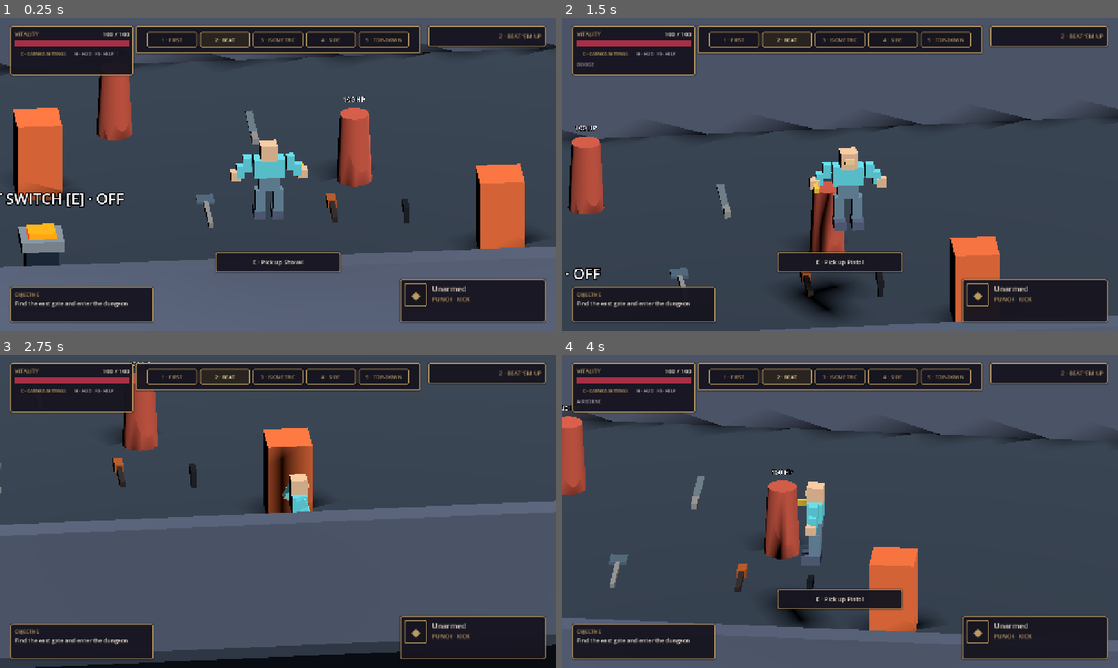
Above: before the commit, frames 1-4 (two rows, left to right).
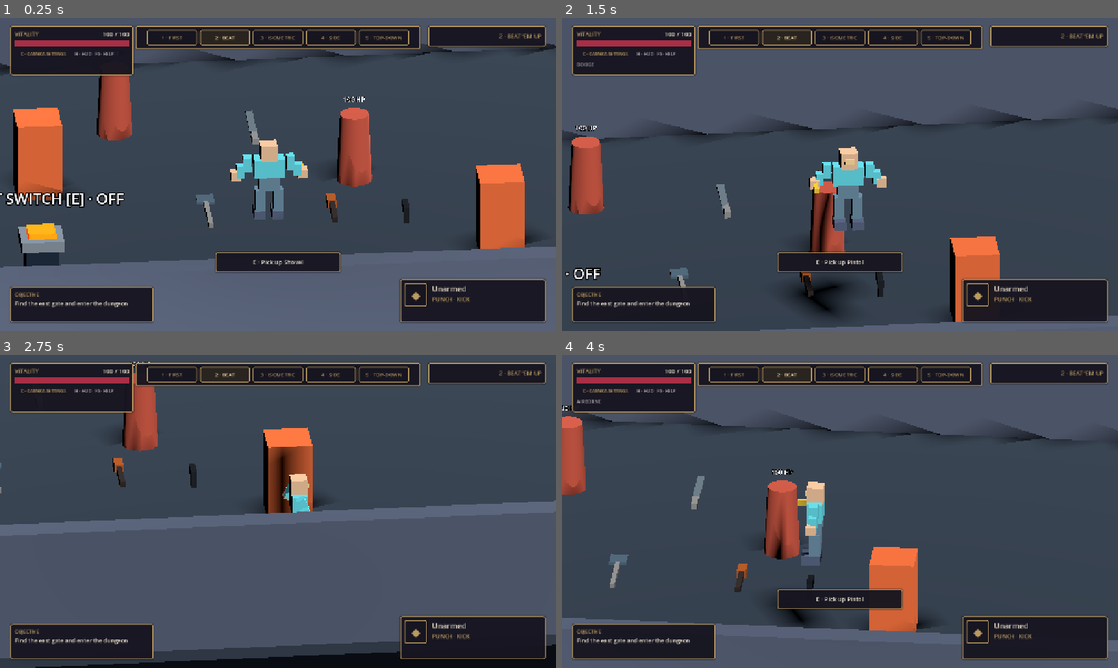
Above: after the commit, the same moments.

Repository: bravado/ACTION-5
Game: Godot game, scene res://demo/main.tscn
Two runs of this game, one before a commit and one after it. Both use one fixed random seed, a clock stepped at 60 frames per second and the inputs below.
Inputs (mouse positions are in pixels of both pictures, inside the frame that each line leads up to):
- Up to frame 1 (0.25 s): no input
- Up to frame 2 (1.5 s): tap Enter at 0.5 s; move the mouse to (962, 158) at 0.52 s; hold Right (actor_turn_right) 0.53-1.28 s; tap Ctrl (actor_crouch) at 0.6 s; click (962, 158) at 0.67 s; tap Space (actor_jump) at 0.77 s; move the mouse to (728, 190) at 1.27 s; hold S (move_down) from 1.28 s (still down); tap Alt (actor_dodge) at 1.35 s
- Up to frame 3 (2.75 s): tap Space (actor_jump) at 1.52 s; move the mouse to (333, 442) at 2.02 s; release S (move_down) at 2.03 s; hold Right (actor_turn_right) from 2.03 s (still down); tap K (actor_kick) at 2.1 s
- Up to frame 4 (4 s): move the mouse to (812, 574) at 2.77 s; release Right (actor_turn_right) at 2.78 s; hold W (move_up) 2.78-3.53 s; tap J (actor_punch) at 2.85 s; click (812, 574) at 2.92 s; tap Space (actor_jump) at 3.02, 3.77 s; move the mouse to (1006, 558) at 3.52 s; hold Left (actor_turn_left) from 3.53 s (still down); hold Shift (actor_run) from 3.53 s (still down)

The runs differ from the first frame. In frame 1, 2.1% of the frame differs, in the area x 24-76%, y 3-12%; in frame 2, 2.2%; in frame 3, 2.2%; in frame 4, 2.2%.

Commit message:
style(ui): align camera strip height with neighboring top HUD blocks

Diff:
--- a/demo/ui/hud.tscn
+++ b/demo/ui/hud.tscn
@@ -202,9 +202,9 @@
 [node name="Content" type="MarginContainer" parent="ViewButtonsPanel"]
 mouse_filter = 2
 theme_override_constants/margin_left = 7
-theme_override_constants/margin_top = 5
+theme_override_constants/margin_top = 0
 theme_override_constants/margin_right = 7
-theme_override_constants/margin_bottom = 5
+theme_override_constants/margin_bottom = 0
 
 [node name="ViewSelector" type="HBoxContainer" parent="ViewButtonsPanel/Content"]
 mouse_filter = 2
